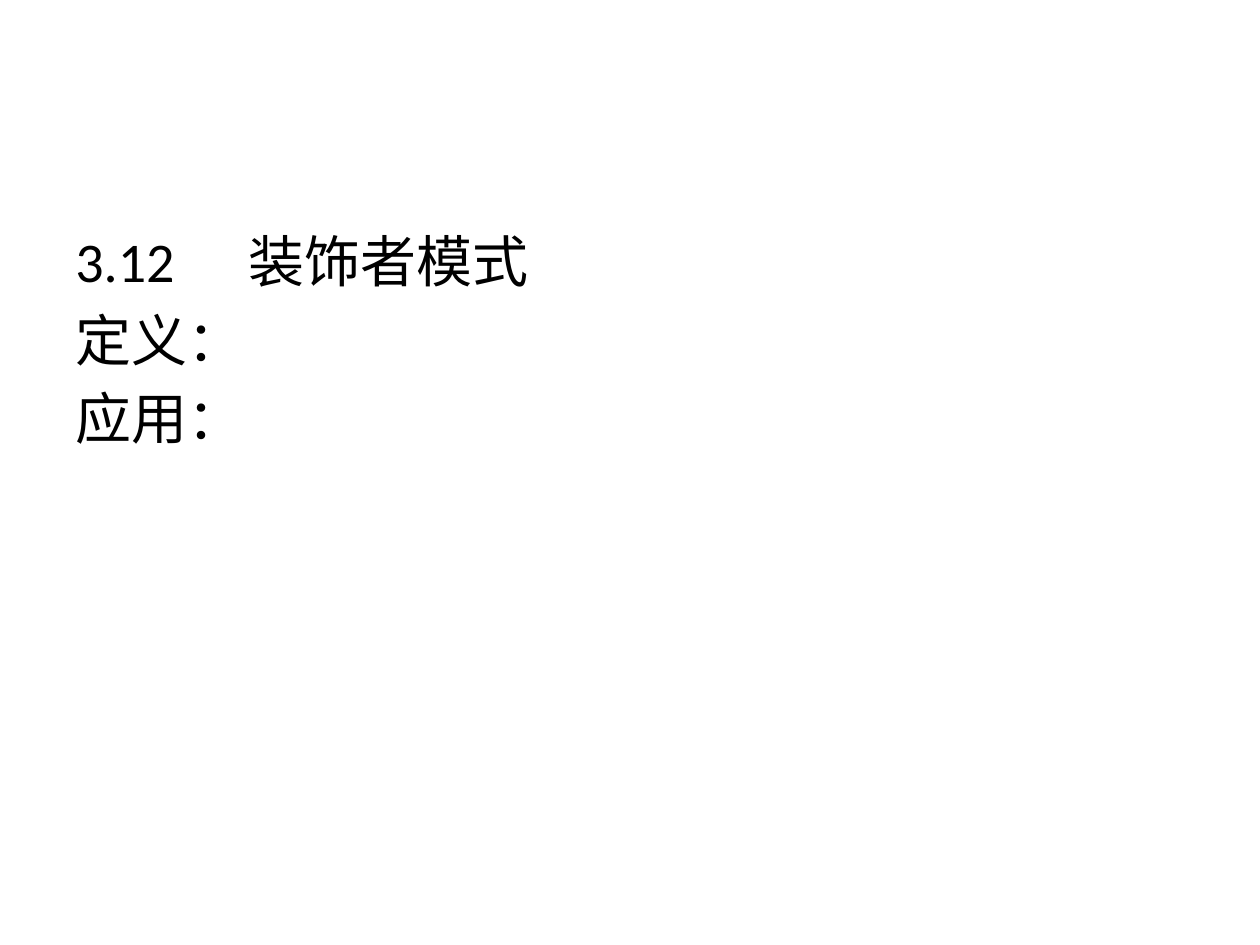
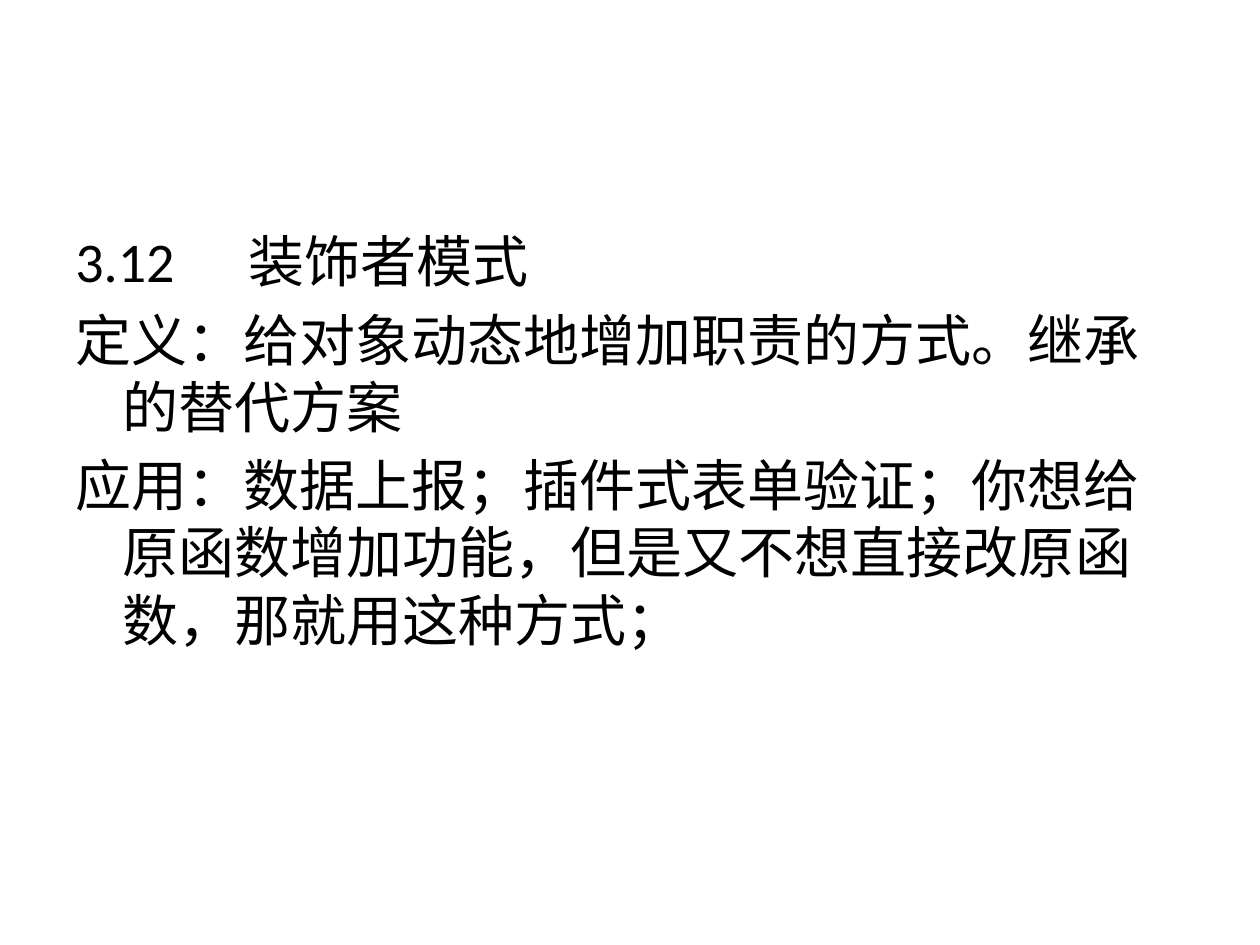
Before and after one commit to pskeeter/oop, a slide deck: slide 40 of 恒拓PPT模板.pptx. Drawn at 1260x945 pixels with LibreOffice and Linux fonts; fonts in the diff are those of the drawing; background and template pictures are left out. Boxes give left, top, right and bottom in pixels: in the first picture for what was removed or moved away, otherwise in the second. Text is boxed around its words. In the diff, an @@ line names an element or a change of style, - is before the commit and + after.

```diff
--- a/恒拓PPT模板.pptx
+++ b/恒拓PPT模板.pptx
@@ text at (x1=75, y1=313, x2=1139, y2=650): text changed @@
-定义：
-应用：
+定义：给对象动态地增加职责的方式。继承的替代方案
+应用：数据上报；插件式表单验证；你想给原函数增加功能，但是又不想直接改原函数，那就用这种方式；
```
Also in this commit, not shown: 7 other slides changed, 4 other files.
